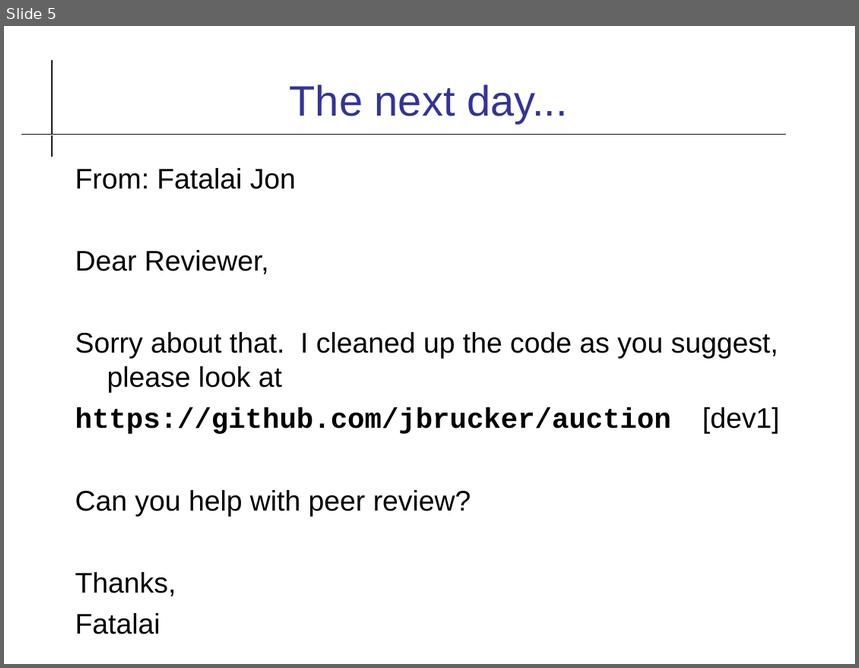
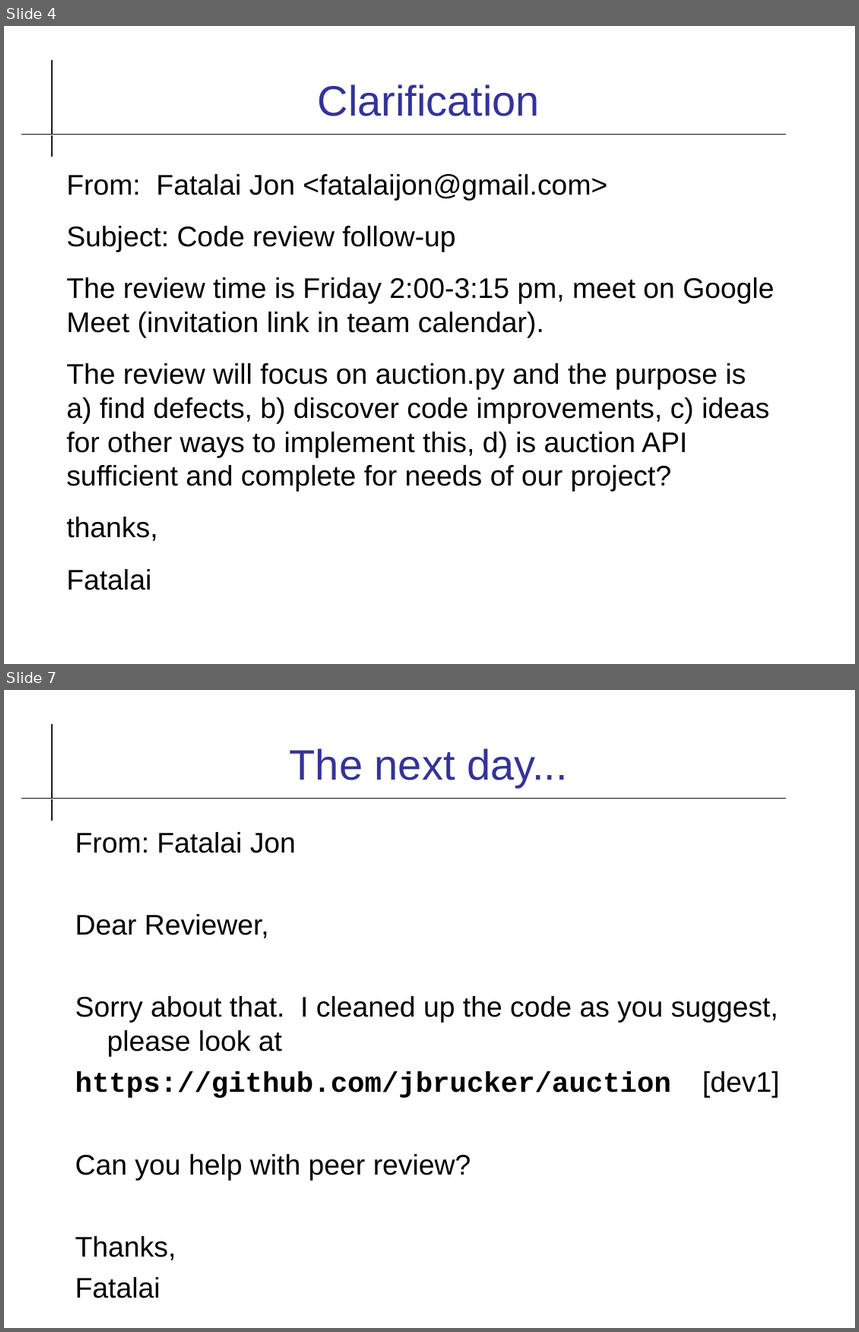
Before and after one commit to cpske/ISP, a slide deck: review/Code-Review-Practice.odp. Shown one above the other, each under a label of ours: slide 5 before the commit, slides 4 and 7 after it; the slides between them are not shown. The pictures are 859x668 and 859x1332 pixels, drawn with LibreOffice and Linux fonts; fonts in the diff are those of the drawing. Boxes give left, top, right and bottom in pixels: in the first picture for what was removed or moved away, otherwise in the second. Text is boxed around its words. In the diff, an @@ line names an element or a change of style, - is before the commit and + after.

```diff
--- a/review/Code-Review-Practice.odp
+++ b/review/Code-Review-Practice.odp
@@ slide 4 added at [4,26,855,664], background #FFFFFF; not listed: 2 template elements that a slide beside it also shows @@
@@ title added at [318,85,540,116], 36 pt, text #333399 @@
+Clarification
@@ text added at [66,174,774,591], 24 pt, text #000000 @@
+From: Fatalai Jon <fatalaijon@gmail.com>
+Subject: Code review follow-up
+The review time is Friday 2:00-3:15 pm, meet on Google Meet (invitation link in team calendar).
+The review will focus on auction.py and the purpose is
+a) find defects, b) discover code improvements, c) ideas for other ways to implement this, d) is auction API sufficient and complete for needs of our project?
+thanks,
+Fatalai
@@ what was slide 5 is now slide 7 @@
```
Also in this commit, not shown: 3 slides changed, 2 other slides added, 1 slide removed, 3 other files.
